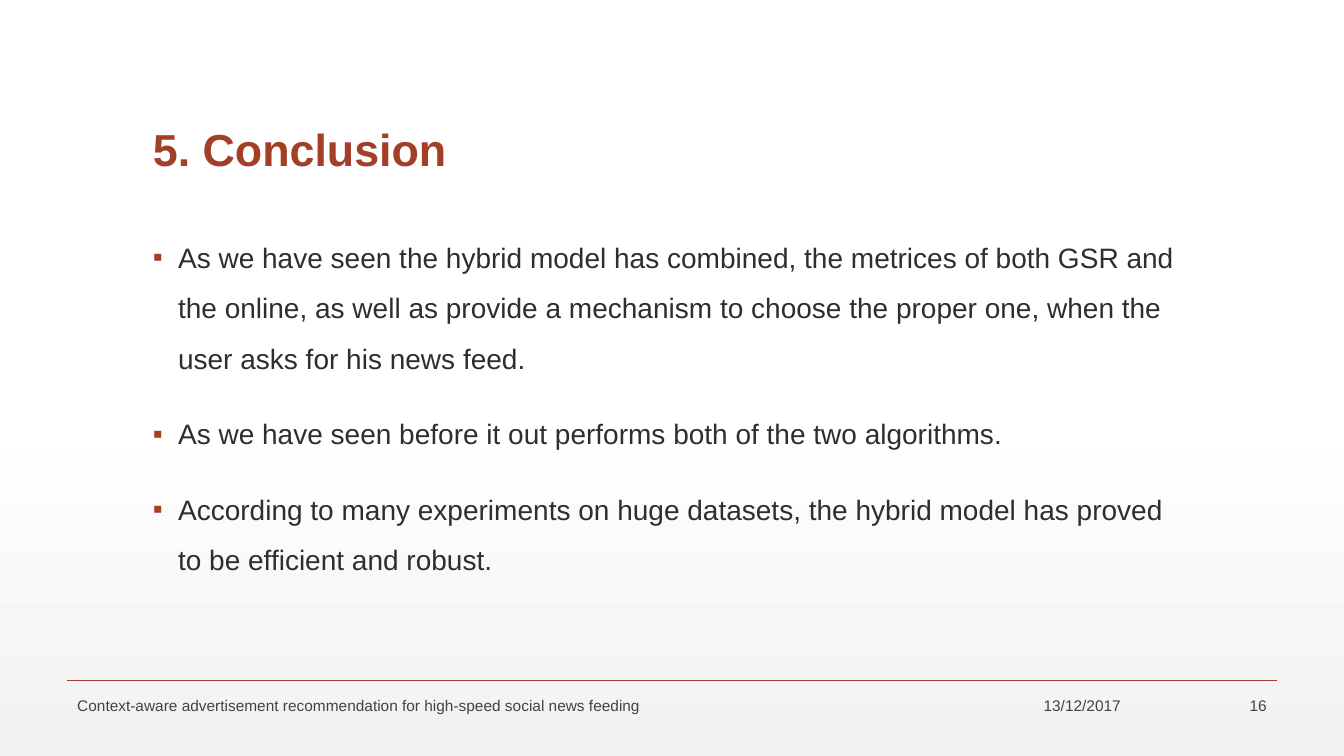
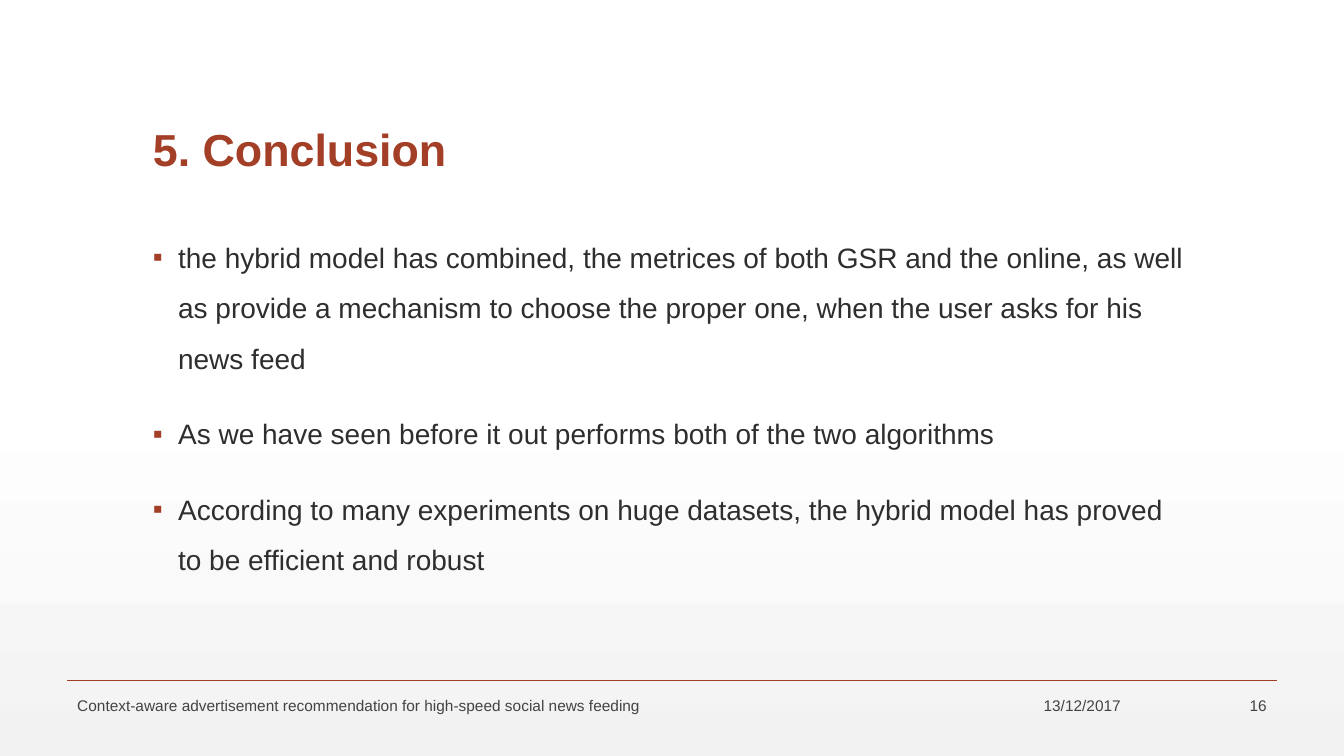
Before and after one commit to maltahan/Seminar, a slide deck: slide 16 of SeminarPresentation.pptx. Drawn at 1344x756 pixels with LibreOffice and Linux fonts; fonts in the diff are those of the drawing. Boxes give left, top, right and bottom in pixels: in the first picture for what was removed or moved away, otherwise in the second. Text is boxed around its words. In the diff, an @@ line names an element or a change of style, - is before the commit and + after.

```diff
--- a/SeminarPresentation.pptx
+++ b/SeminarPresentation.pptx
@@ text at box(178, 247, 1182, 571): text changed @@
-▪ As we have seen the hybrid model has combined, the metrices of both GSR and the online, as well as provide a mechanism to choose the proper one, when the user asks for his news feed.
-▪ As we have seen before it out performs both of the two algorithms.
-▪ According to many experiments on huge datasets, the hybrid model has proved to be efficient and robust.
+▪ the hybrid model has combined, the metrices of both GSR and the online, as well as provide a mechanism to choose the proper one, when the user asks for his news feed
+▪ As we have seen before it out performs both of the two algorithms
+▪ According to many experiments on huge datasets, the hybrid model has proved to be efficient and robust
```
Also in this commit, not shown: 5 other slides changed.
